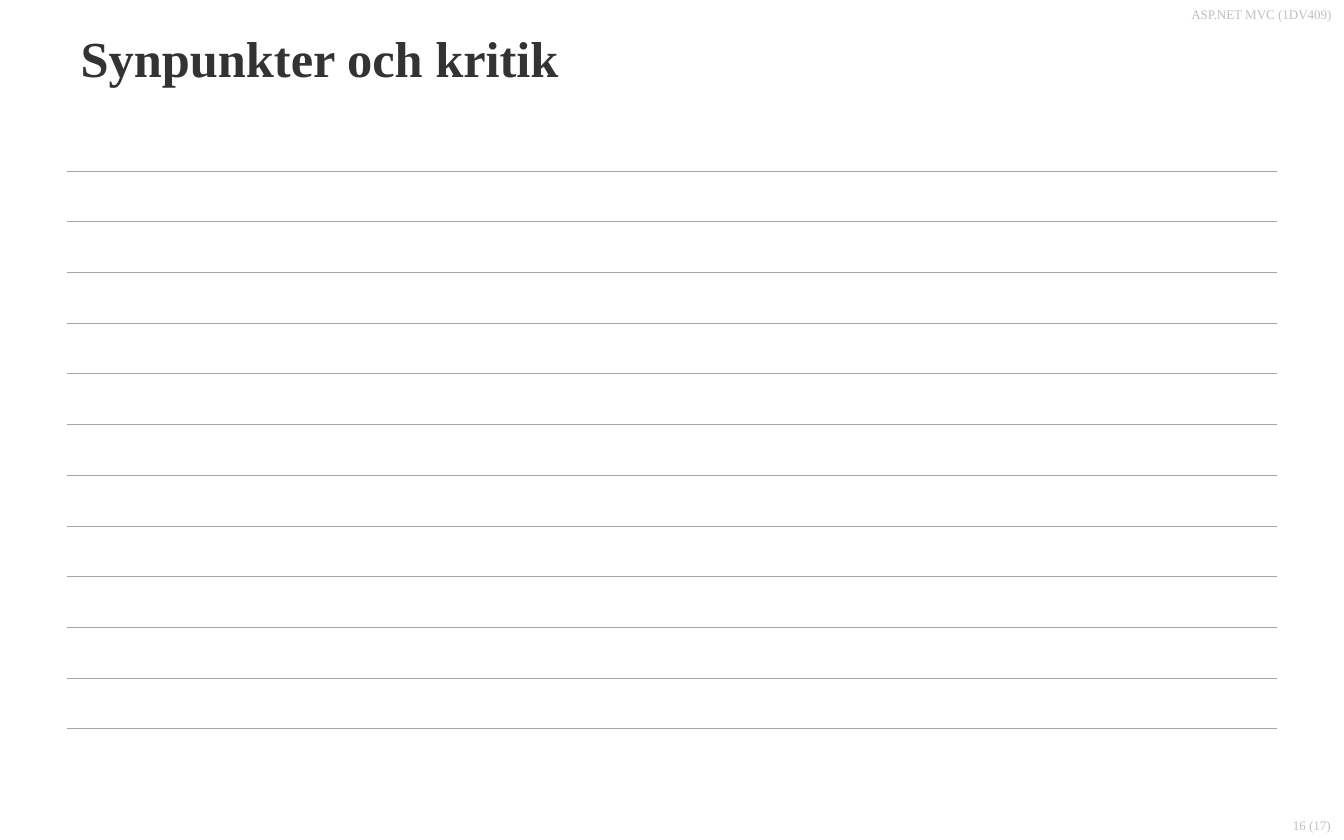
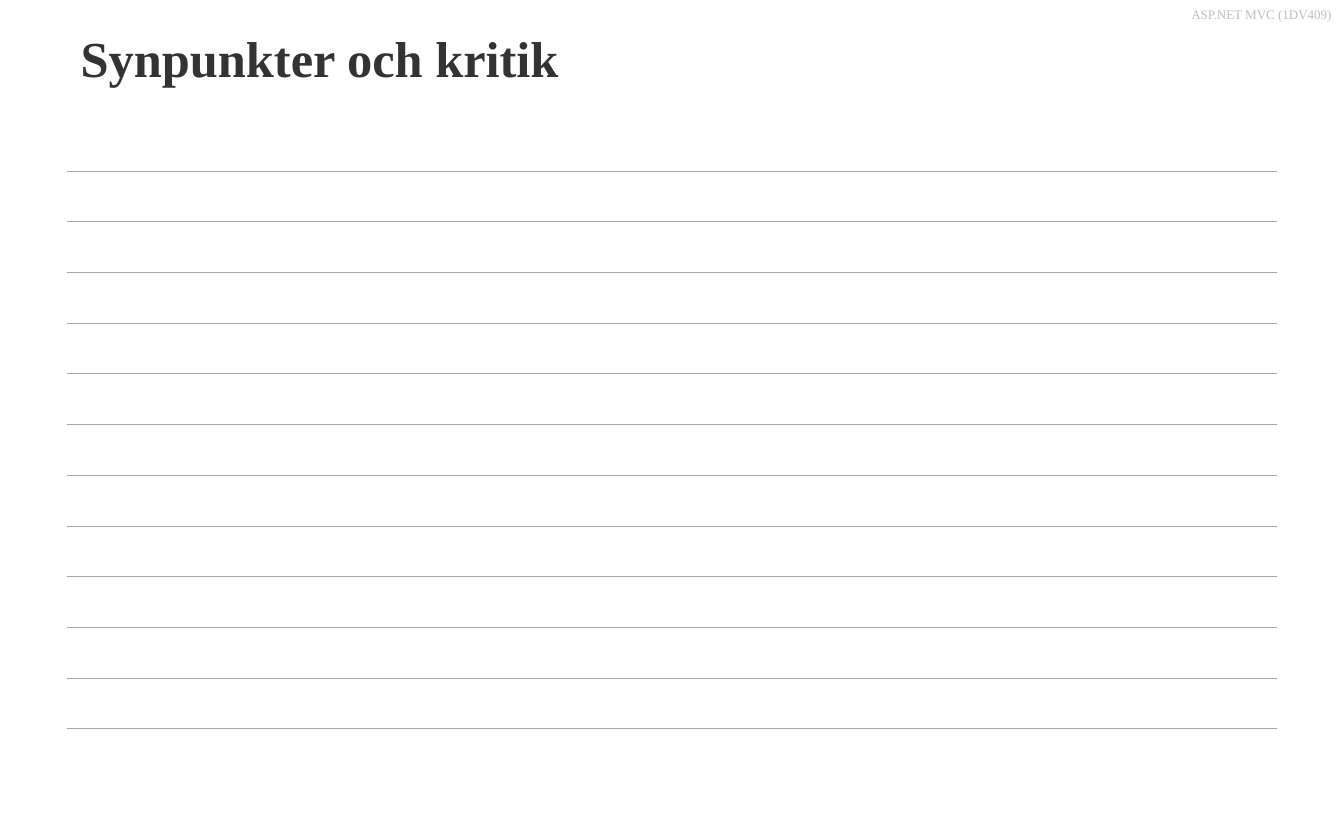
Before and after one commit to 1dv409/kursmaterial, a slide deck: slide 16 of Presentationsmaterial/Dokument/1.2 Enkel gästbok 1.0.pptx. Drawn at 1344x840 pixels with LibreOffice and Linux fonts; fonts in the diff are those of the drawing; background and template pictures are left out. Boxes give left, top, right and bottom in pixels: in the first picture for what was removed or moved away, otherwise in the second. Text is boxed around its words. In the diff, an @@ line names an element or a change of style, - is before the commit and + after.

```diff
--- a/Presentationsmaterial/Dokument/1.2 Enkel gästbok 1.0.pptx
+++ b/Presentationsmaterial/Dokument/1.2 Enkel gästbok 1.0.pptx
@@ page number removed at box(1293, 822, 1331, 832) @@
-16 (17)
```
Also in this commit, not shown: 15 other slides changed, 1 other file.
